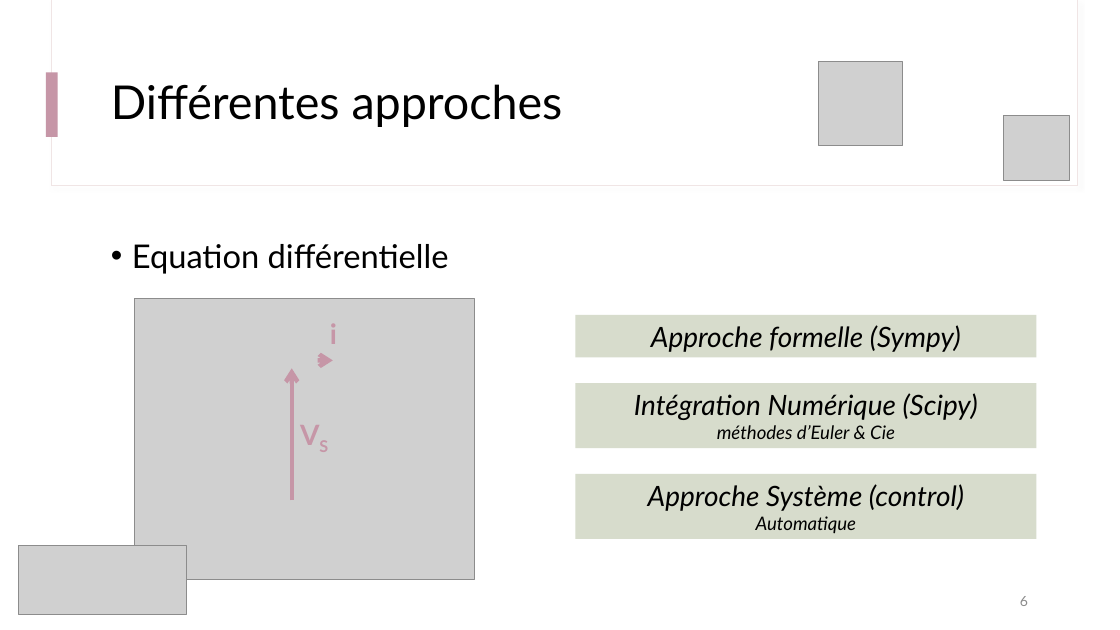
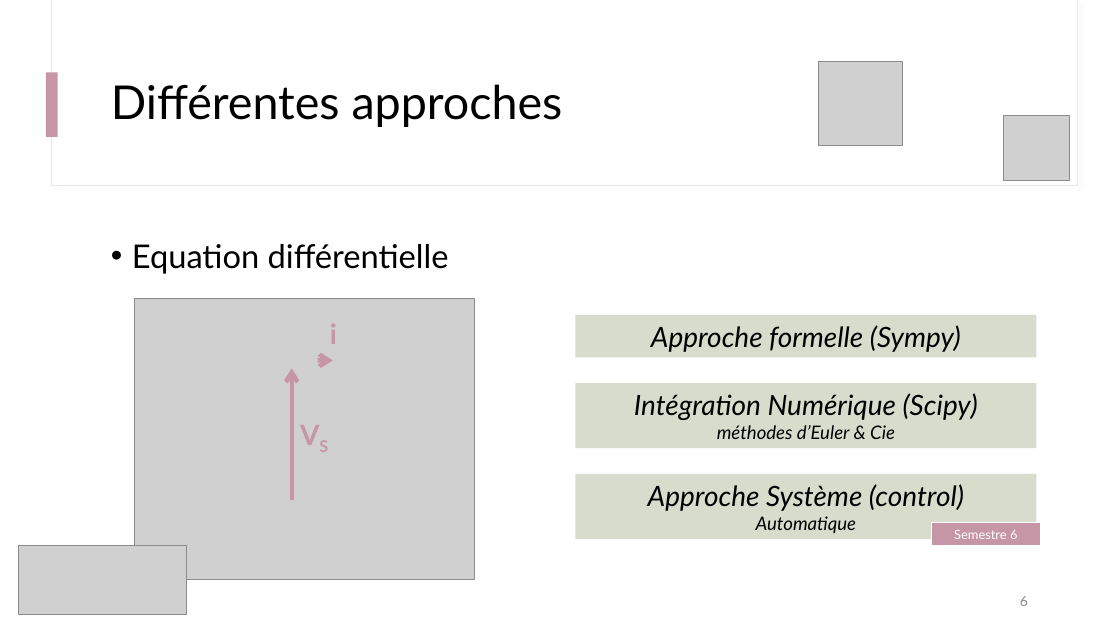
Before and after one commit to IOGS-Digital-Methods/semester-5, a slide deck: slide 6 of ONIP/onip_b1_methodes_numeriques/seance2_equation_diff/B1_s2_0_CircuitRC.pptx. Drawn at 1120x630 pixels with LibreOffice and Linux fonts; fonts in the diff are those of the drawing; grey boxes stand for pictures. Boxes give left, top, right and bottom in pixels: in the first picture for what was removed or moved away, otherwise in the second. Text is boxed around its words. In the diff, an @@ line names an element or a change of style, - is before the commit and + after.

```diff
--- a/ONIP/onip_b1_methodes_numeriques/seance2_equation_diff/B1_s2_0_CircuitRC.pptx
+++ b/ONIP/onip_b1_methodes_numeriques/seance2_equation_diff/B1_s2_0_CircuitRC.pptx
@@ rectangle added at (932,523,1040,545), fill #C696A7, outline #FFFFFF 1 pt, 11 pt, text #FFFFFF @@
+Semestre 6
```
Also in this commit, not shown: 12 other files.
